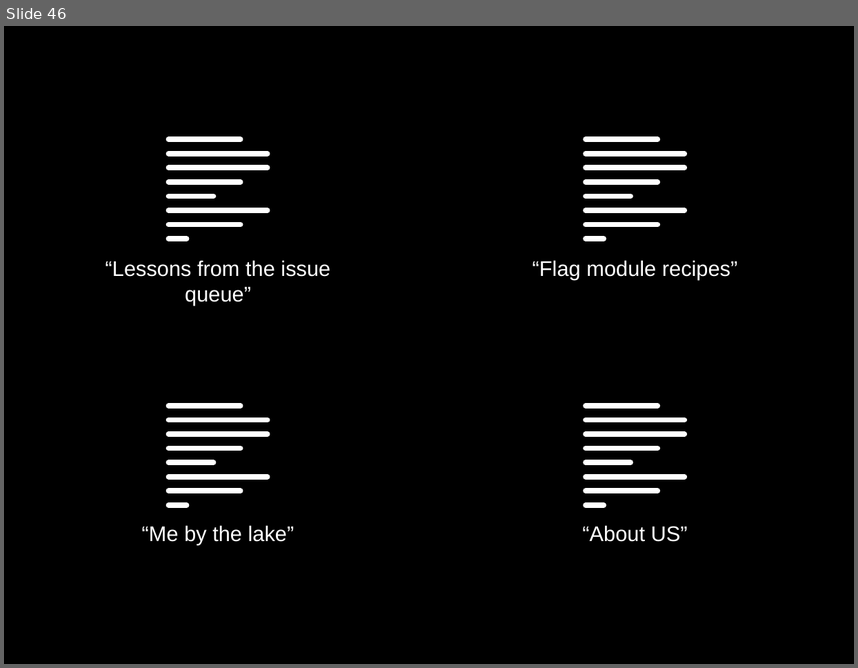
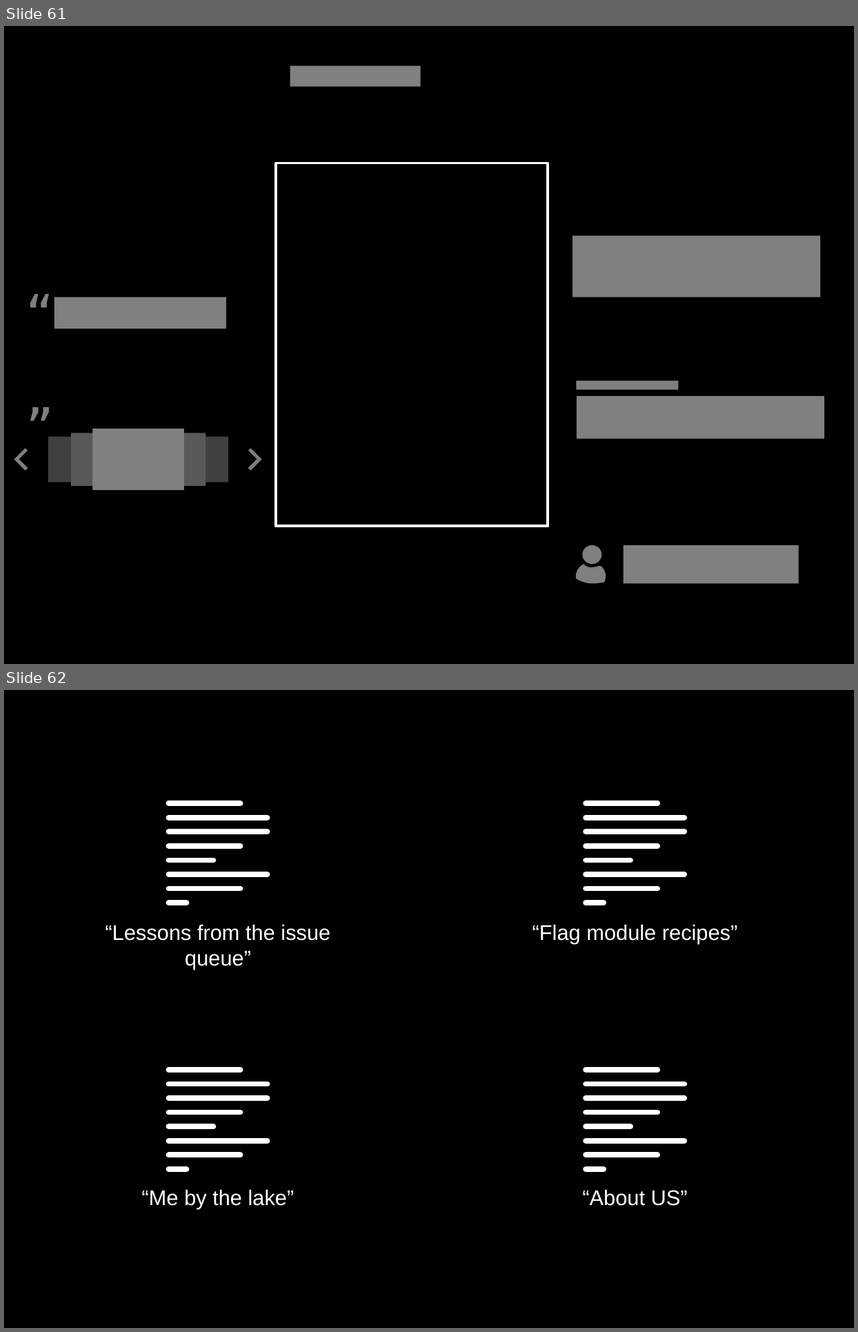
Before and after one commit to socketwench/introToContentTypes, a slide deck: src/introToContentTypes.pptx. Shown one above the other, each under a label of ours: slide 46 before the commit, slides 61 and 62 after it. The pictures are 858x668 and 858x1332 pixels, drawn with LibreOffice and Linux fonts; fonts in the diff are those of the drawing. Boxes give left, top, right and bottom in pixels: in the first picture for what was removed or moved away, otherwise in the second. Text is boxed around its words. In the diff, an @@ line names an element or a change of style, - is before the commit and + after.

```diff
--- a/src/introToContentTypes.pptx
+++ b/src/introToContentTypes.pptx
@@ slide 61 added at (4, 26, 854, 664), background #000000 @@
@@ rectangle added at (290, 66, 421, 86), fill #808080 @@
@@ rectangle added at (276, 163, 548, 525), outline #FFFFFF 2 pt @@
@@ rectangle added at (573, 235, 820, 296), fill #808080 @@
@@ text added at (18, 279, 275, 344), 40 pt, text #808080 @@
+“ ”
@@ rectangle added at (54, 297, 226, 329), fill #808080 @@
@@ rectangle added at (576, 381, 678, 390), fill #808080 @@
@@ rectangle added at (577, 396, 824, 439), fill #808080 @@
@@ group added at (14, 428, 262, 489): 3 rectangles, 2 corners @@
@@ freeform shape added at (576, 564, 606, 583), fill #808080 @@
@@ ellipse added at (582, 545, 602, 564), fill #808080 @@
@@ rectangle added at (624, 545, 799, 583), fill #808080 @@
@@ what was slide 46 is now slide 62 @@
```
Also in this commit, not shown: 15 other slides added, 21 other files.
